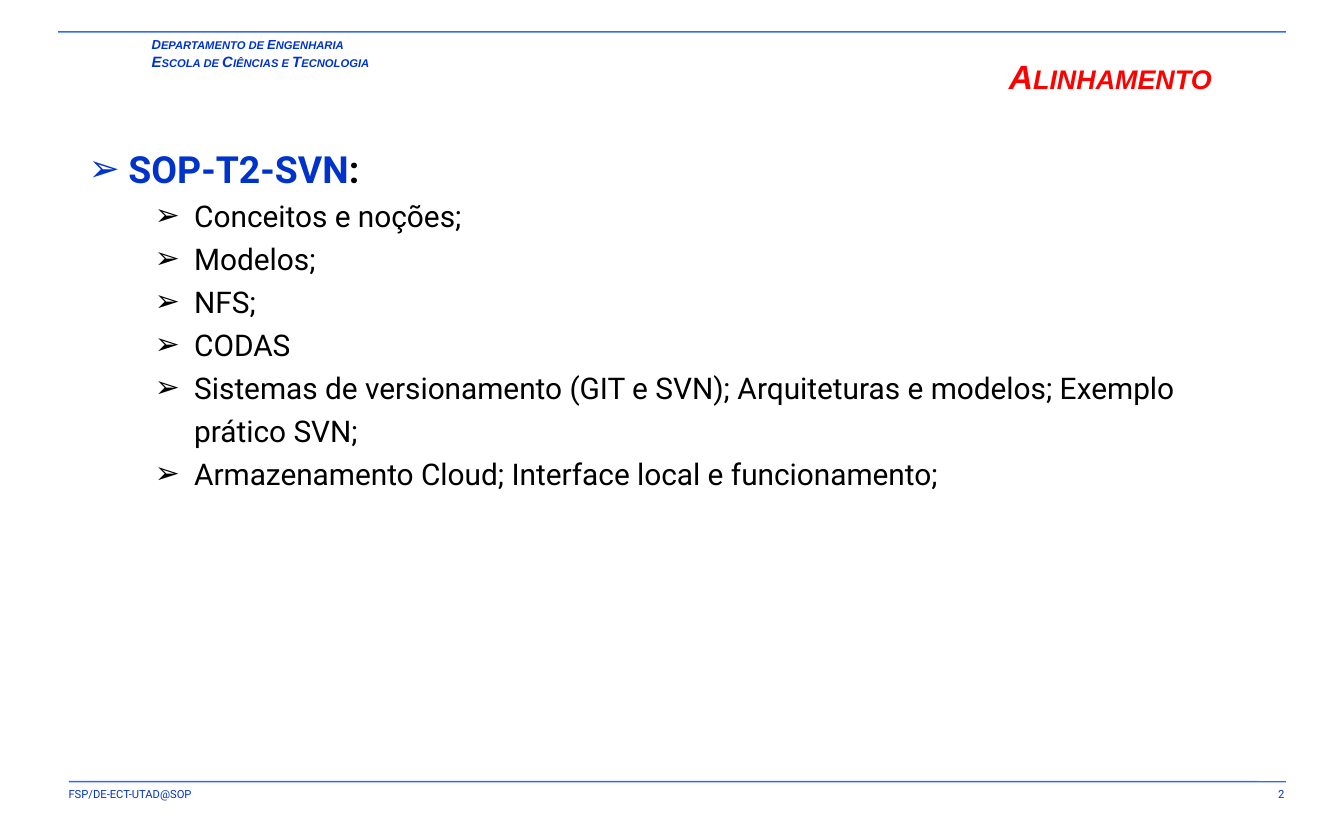
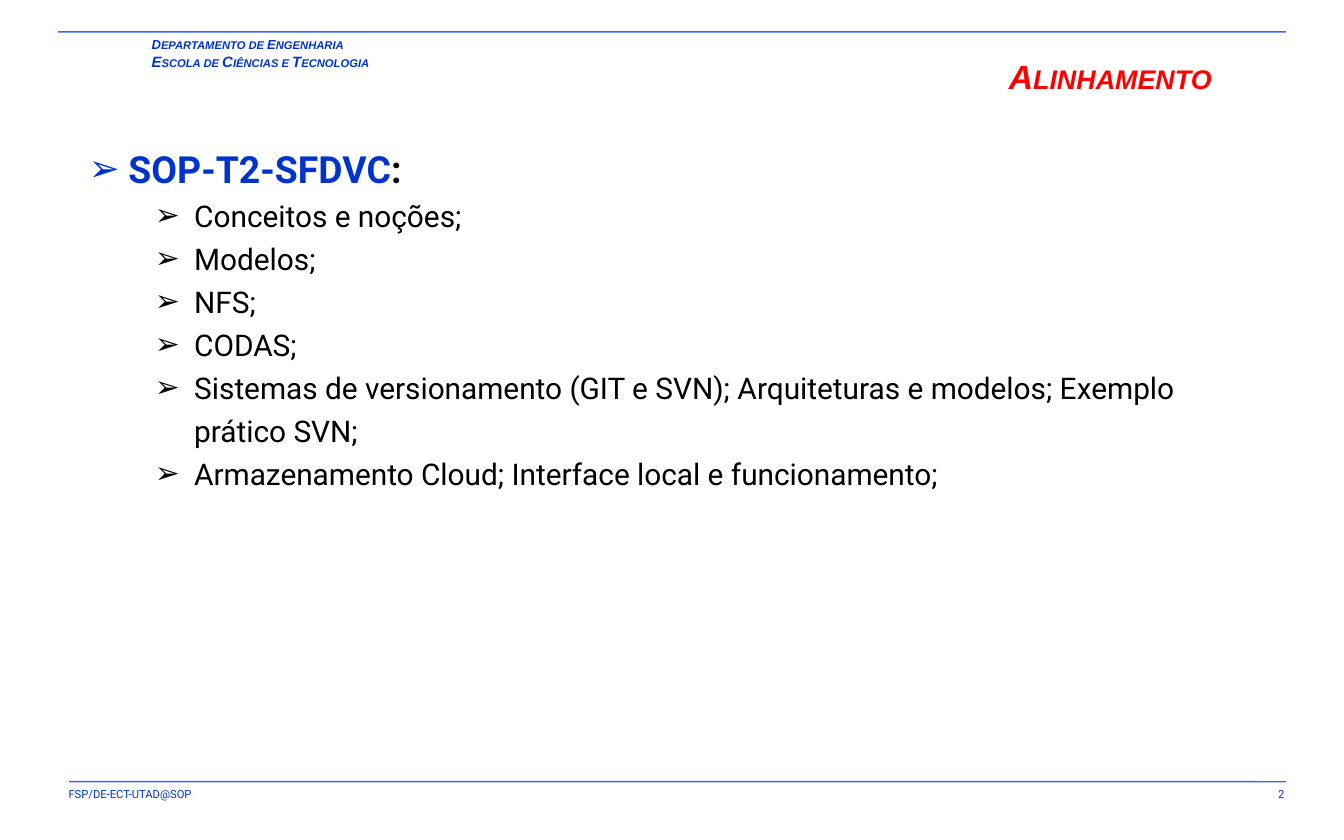
Before and after one commit to fsp864/UTAD-SOP, a slide deck: slide 2 of aulas/t/SOP-T2-SFDVC.pptx. Drawn at 1344x840 pixels with LibreOffice and Linux fonts; fonts in the diff are those of the drawing; background and template pictures are left out. Boxes give left, top, right and bottom in pixels: in the first picture for what was removed or moved away, otherwise in the second. Text is boxed around its words. In the diff, an @@ line names an element or a change of style, - is before the commit and + after.

```diff
--- a/aulas/t/SOP-T2-SFDVC.pptx
+++ b/aulas/t/SOP-T2-SFDVC.pptx
@@ text at (128,156,401,184): text changed @@
-➢ SOP-T2-SVN:
+➢ SOP-T2-SFDVC:
@@ text at (194,334,296,360): text changed @@
-  ➢ CODAS
+  ➢ CODAS;
```
Also in this commit, not shown: 2 other slides changed, 4 slides added, 1 other file.
